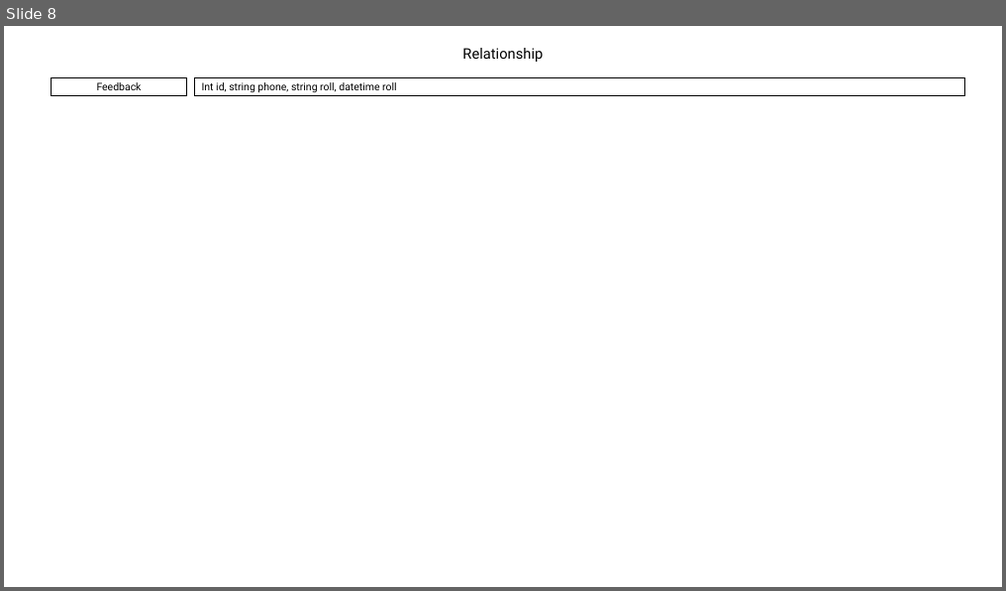
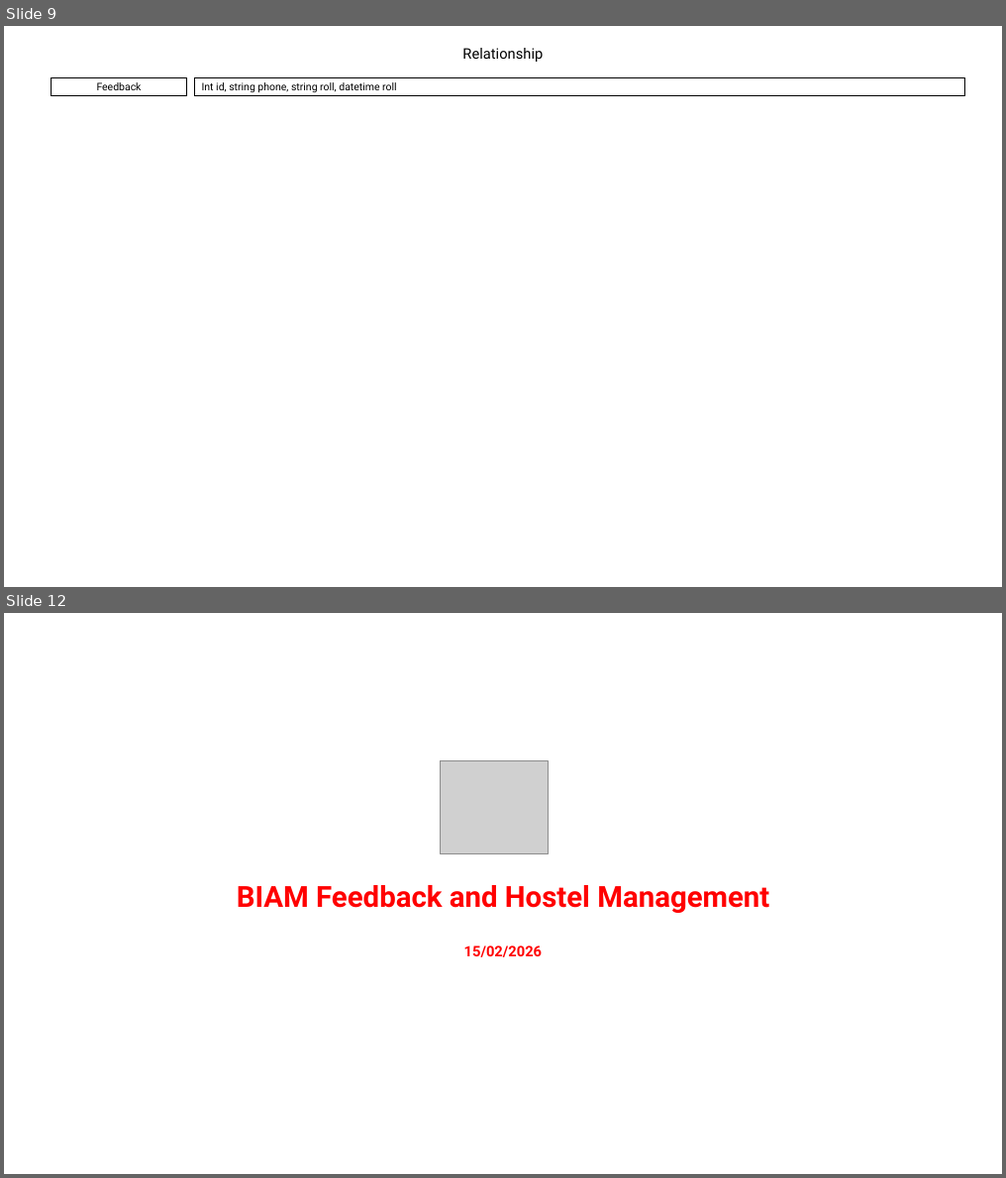
Before and after one commit to mdadalkhan/codebase, a slide deck: projects/biam_hostel_management/Overview.pptx. Shown one above the other, each under a label of ours: slide 8 before the commit, slides 9 and 12 after it; the slides between them are not shown. The pictures are 1006x591 and 1006x1178 pixels, drawn with LibreOffice and Linux fonts; fonts in the diff are those of the drawing; grey boxes stand for pictures. Boxes give left, top, right and bottom in pixels: in the first picture for what was removed or moved away, otherwise in the second. Text is boxed around its words. In the diff, an @@ line names an element or a change of style, - is before the commit and + after.

```diff
--- a/projects/biam_hostel_management/Overview.pptx
+++ b/projects/biam_hostel_management/Overview.pptx
@@ slide 12 added at (4,613,1002,1174), background #FFFFFF @@
@@ picture added at (441,761,548,855) @@
@@ title added at (237,885,769,958), 28 pt, text #FF0000, bold @@
+BIAM Feedback and Hostel Management
+15/02/2026
@@ what was slide 8 is now slide 9 @@
```
Also in this commit, not shown: 3 slides changed, 16 other slides added, 3 slides removed, 12 other files.
